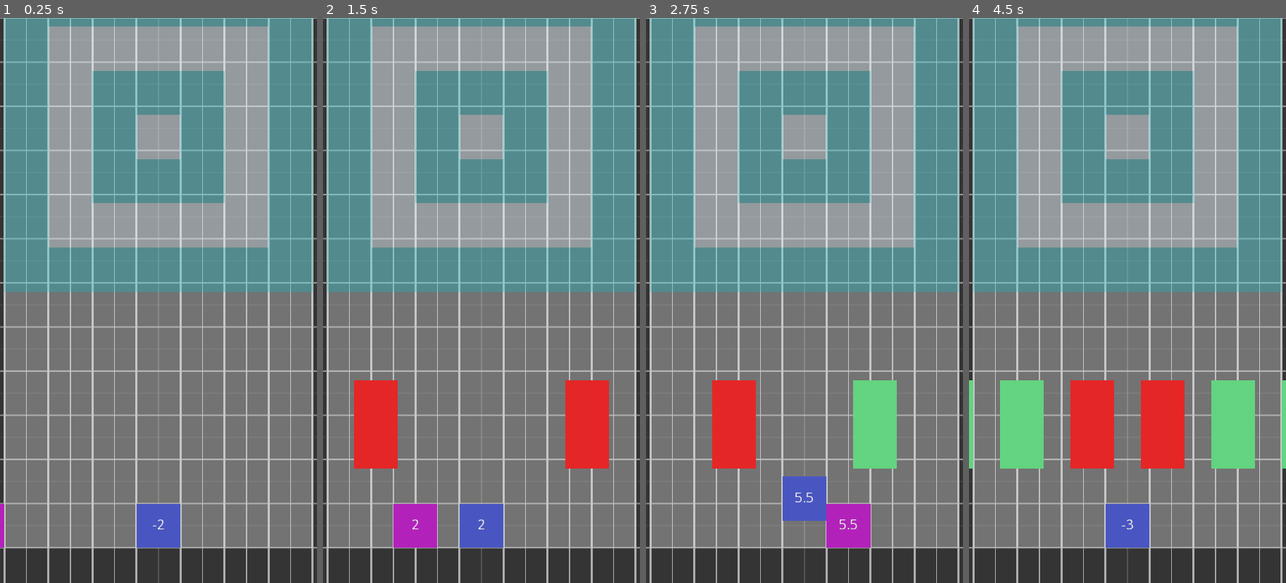
Above: before the commit, frames 1-4 (left to right).
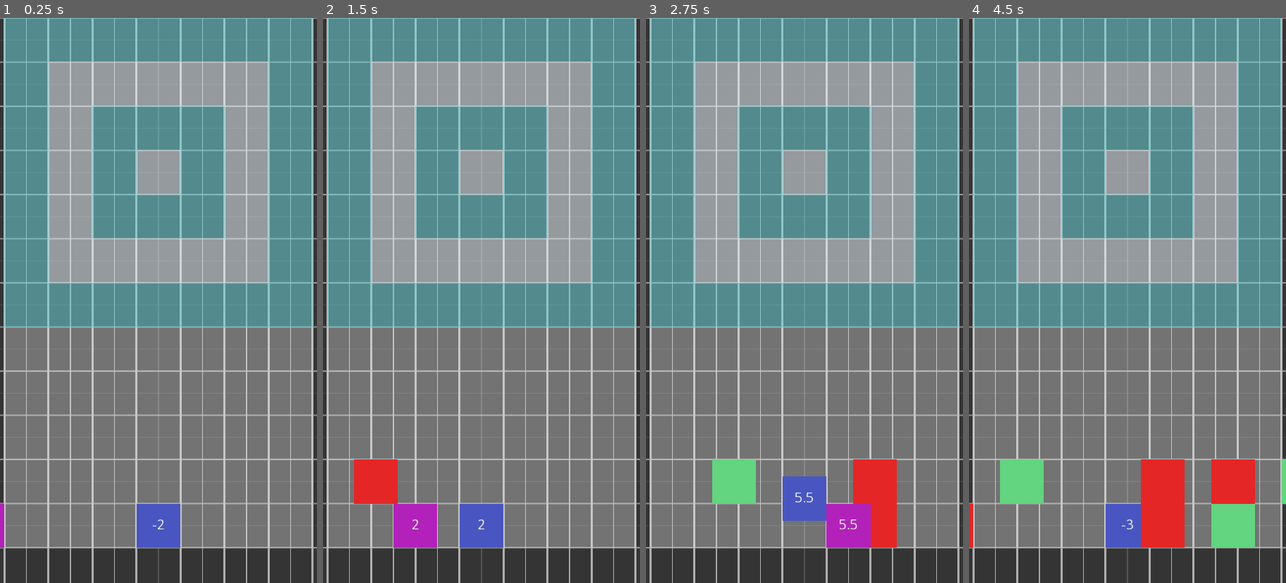
Above: after the commit, the same moments.

Repository: funexpected/jamper
Game: Godot game, scene res://level.tscn
The game is run twice, just before and just after one commit, with the same random seed, the same clock (stepped at 60 frames per second) and the same inputs. This scene is started directly instead of the project's main scene.
Inputs (mouse positions are in pixels of both pictures, inside the frame that each line leads up to):
- Up to frame 1 (0.25 s): no input
- Up to frame 2 (1.5 s): move the mouse to (551, 272) at 0.52 s; click (551, 272) at 0.67 s; move the mouse to (418, 328) at 1.27 s; click (418, 328) at 1.42 s
- Up to frame 3 (2.75 s): move the mouse to (836, 176) at 2.02 s; click (836, 176) at 2.17 s
- Up to frame 4 (4.5 s): move the mouse to (1111, 413) at 2.77 s; click (1111, 413) at 2.92 s; move the mouse to (1222, 385) at 3.52 s; click (1222, 385) at 3.67 s; move the mouse to (1032, 215) at 4.27 s; click (1032, 215) at 4.42 s

The runs differ from the first frame. In frame 1, 22% of the frame differs, in the area x 1-99%, y 1-55%; in frame 2, 27%; in frame 3, 28%; in frame 4, 35%, in the area x 0-100%, y 1-94%.

Commit message:
babka

Diff:
--- a/level.tscn
+++ b/level.tscn
@@ -37,20 +37,23 @@
 anchor_left = 0.5
 anchor_right = 0.5
 anchor_bottom = 0.0
-margin_top = -1920.0
-margin_bottom = -1920.0
+margin_top = -1800.0
+margin_bottom = -1800.0
 
 [node name="spawner0" parent="." instance=ExtResource( 4 )]
-position = Vector2( -525, -345 )
+position = Vector2( -525, -75 )
+bps = 3
 
 [node name="spawner1" parent="." instance=ExtResource( 4 )]
-position = Vector2( -525, -495 )
+position = Vector2( -525, -225 )
 
 [node name="spawner2" parent="." instance=ExtResource( 4 )]
-position = Vector2( 525, -495 )
+position = Vector2( 525, -225 )
+bps = 4
 
 [node name="spawner3" parent="." instance=ExtResource( 4 )]
-position = Vector2( 525, -345 )
+position = Vector2( 525, -75 )
+bps = 2
 
 [node name="bullet" type="ColorRect" parent="."]
 margin_left = -825.0
